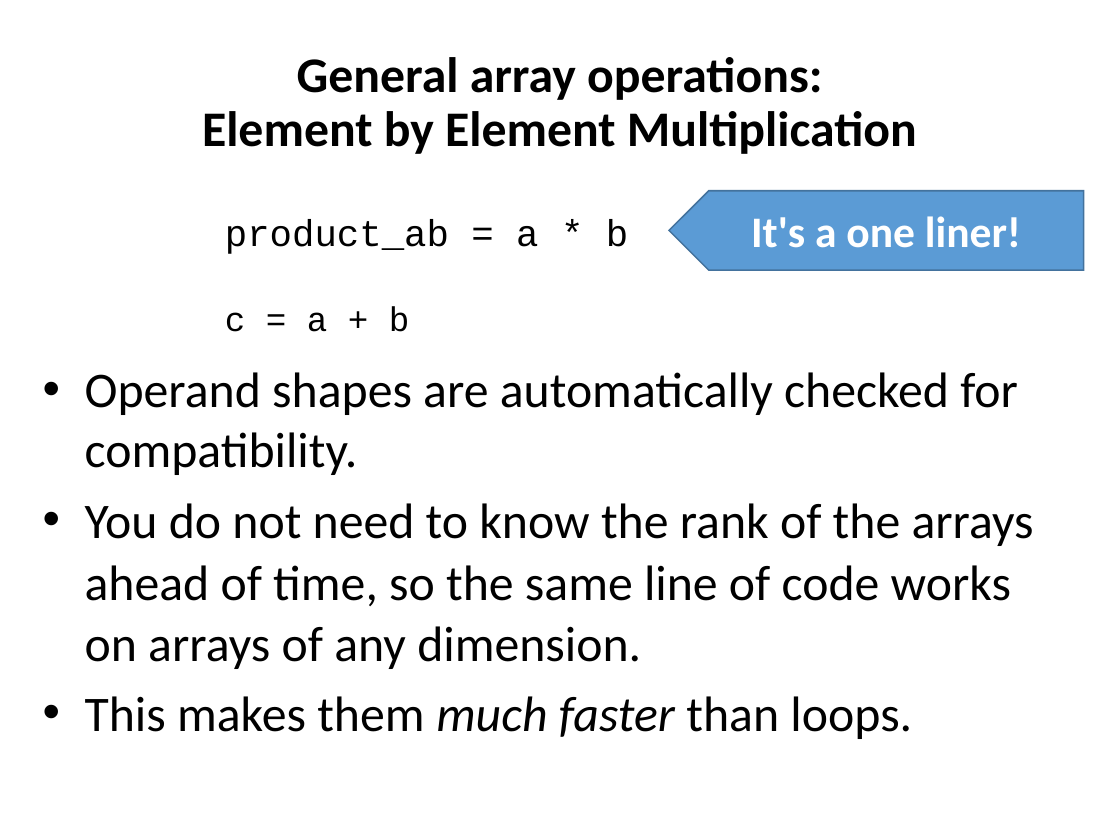
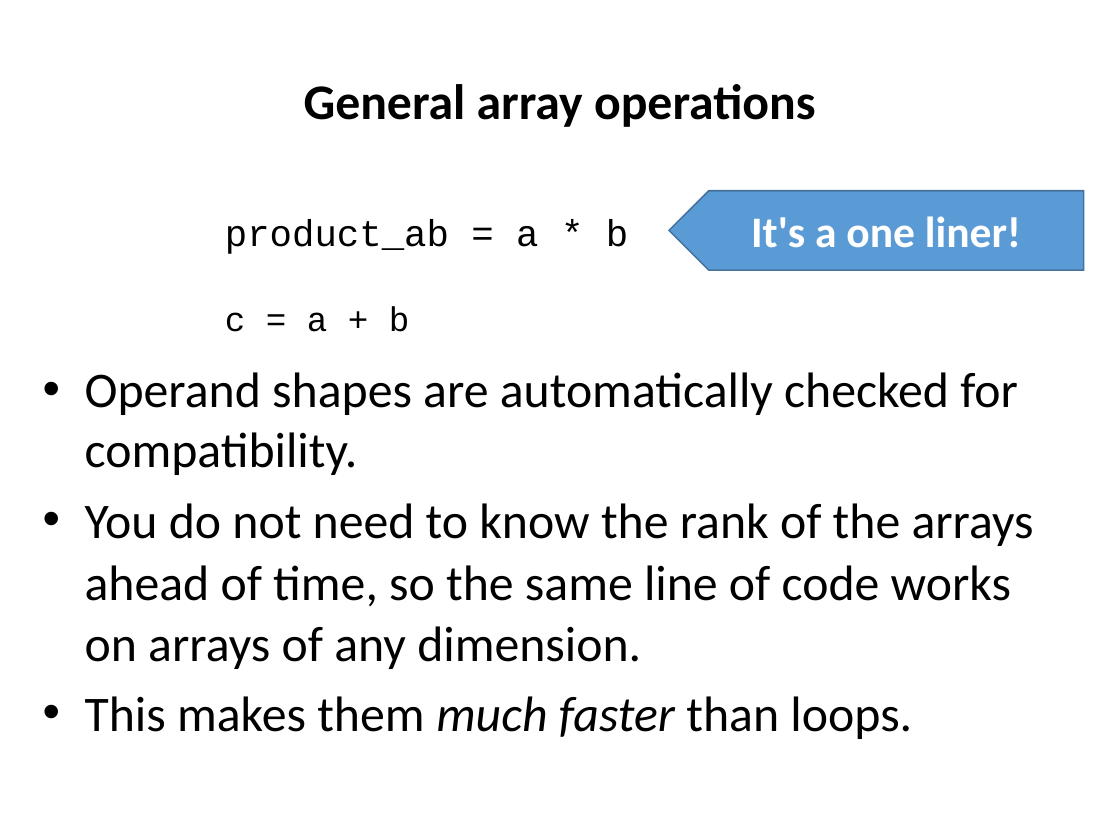
Before and after one commit to ncasuk/ncas-isc, a slide deck: slide 20 of python/presentations/handling_arrays/numpy.pptx. Drawn at 1120x840 pixels with LibreOffice and Linux fonts; fonts in the diff are those of the drawing; background and template pictures are left out. Boxes give left, top, right and bottom in pixels: in the first picture for what was removed or moved away, otherwise in the second. Text is boxed around its words. In the diff, an @@ line names an element or a change of style, - is before the commit and + after.

```diff
--- a/python/presentations/handling_arrays/numpy.pptx
+++ b/python/presentations/handling_arrays/numpy.pptx
@@ title at [304,84,816,127]: text changed @@
-General array operations:
-Element by Element Multiplication
+General array operations
```
Also in this commit, not shown: 1 other slide changed, 1 other file.
